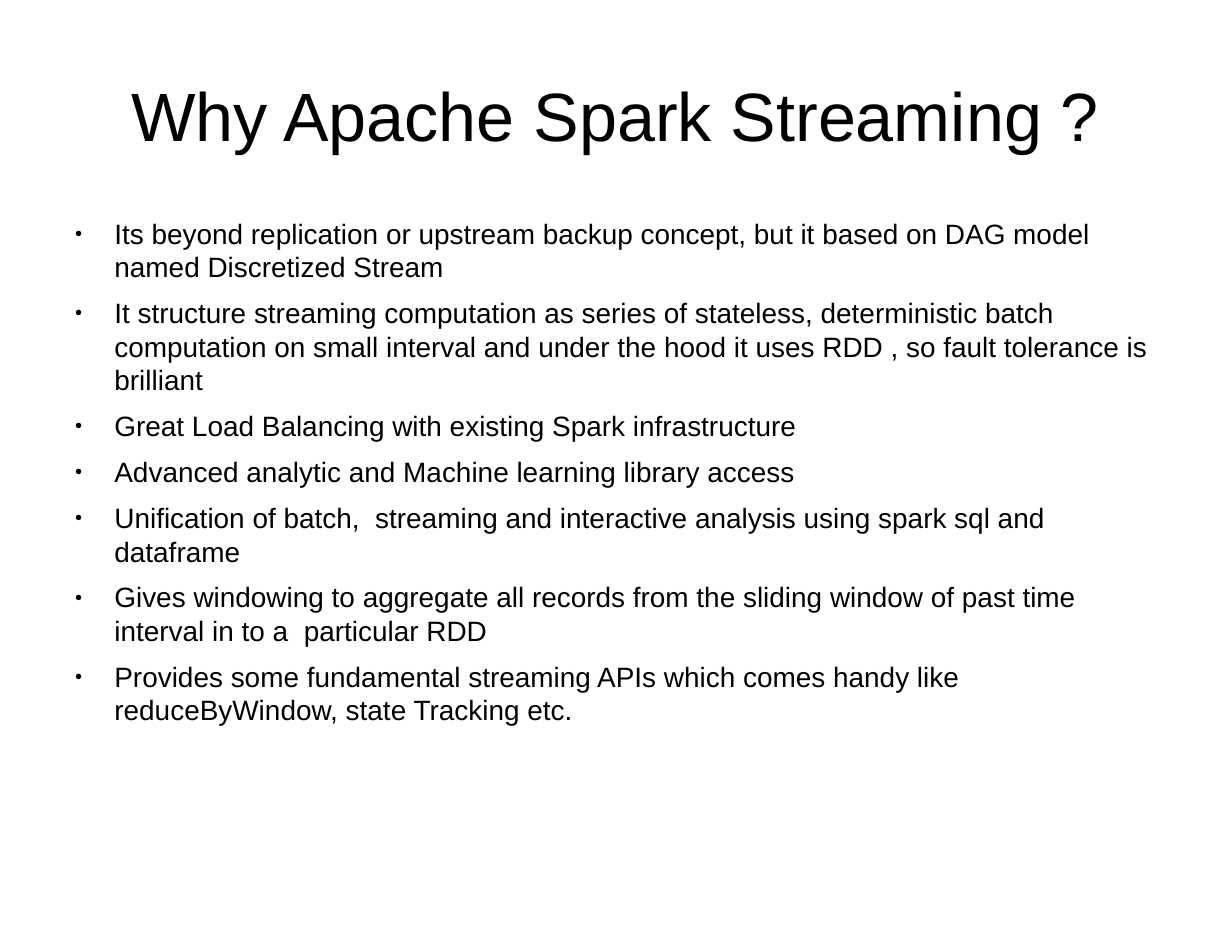
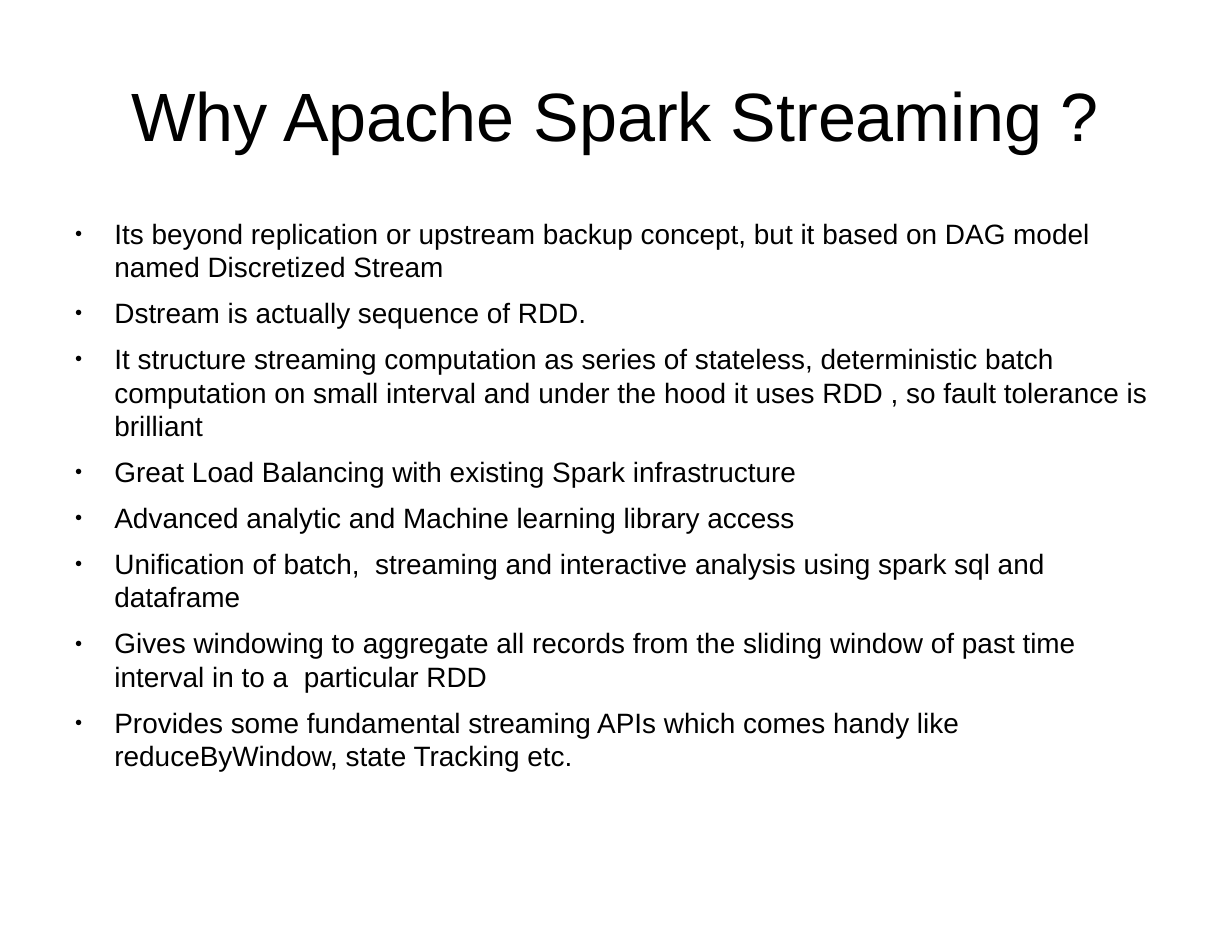
Before and after one commit to abhishek-ch/evolveML, a slide deck: slide 4 of data/smaato.odp. Drawn at 1232x925 pixels with LibreOffice and Linux fonts; fonts in the diff are those of the drawing. Boxes give left, top, right and bottom in pixels: in the first picture for what was removed or moved away, otherwise in the second. Text is boxed around its words. In the diff, an @@ line names an element or a change of style, - is before the commit and + after.

```diff
--- a/data/smaato.odp
+++ b/data/smaato.odp
@@ text at [114, 302, 586, 329]: paragraph added @@
+● Dstream is actually sequence of RDD.
```
Also in this commit, not shown: 2 other slides changed.
